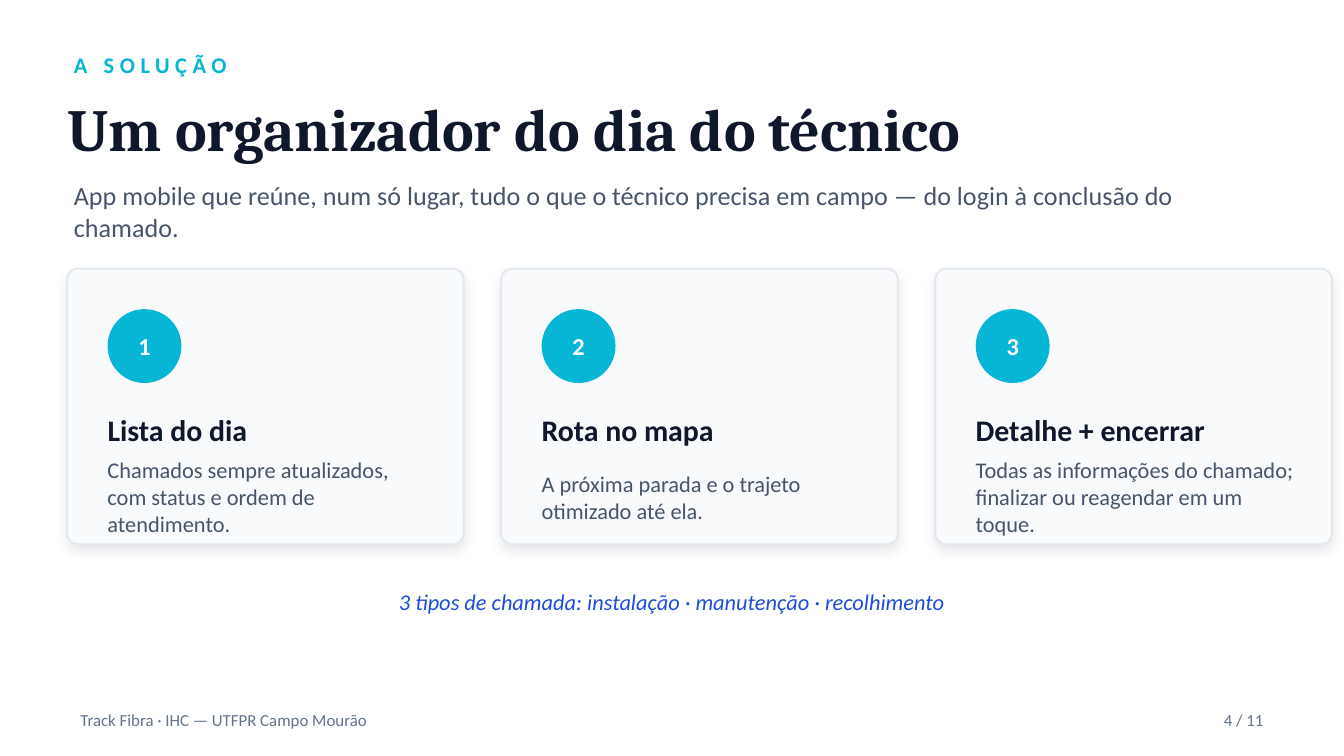
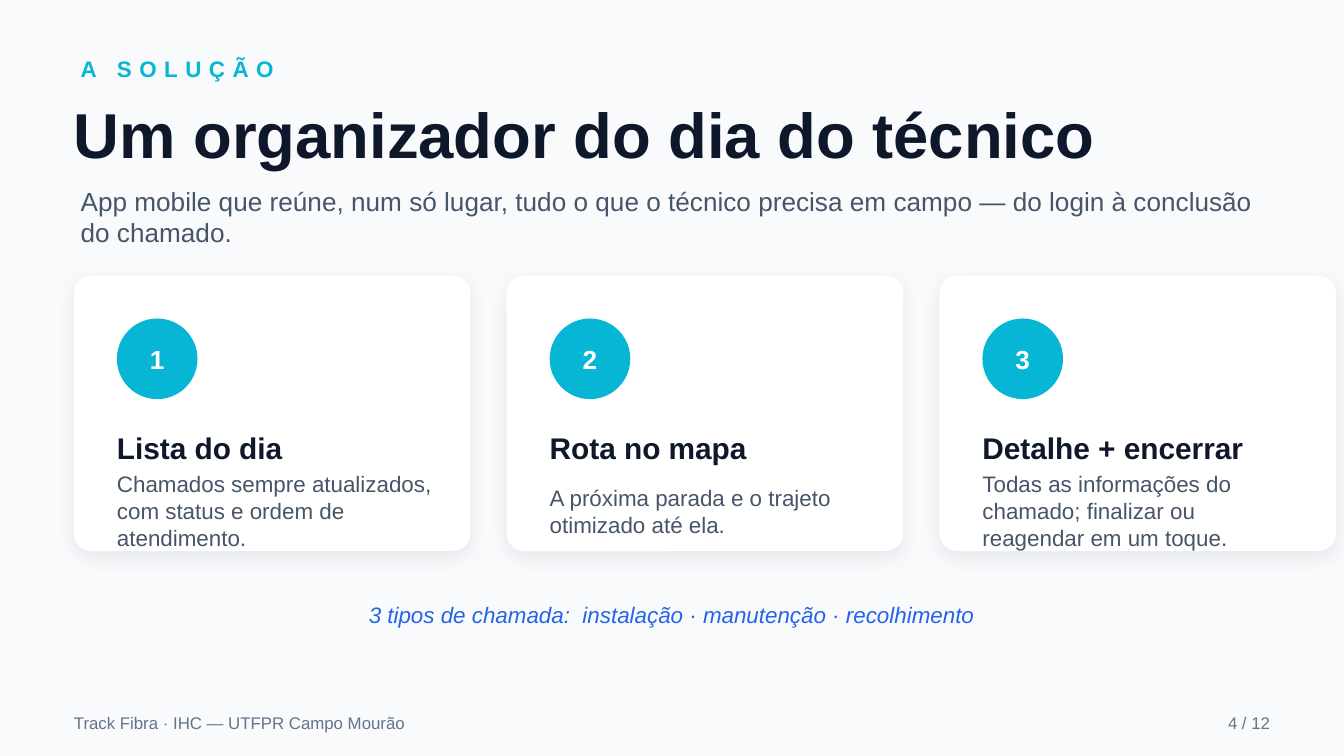
Before and after one commit to PedroH-Tardivo/track-fibra, a slide deck: slide 4 of entrega2-track-fibra.pptx. Drawn at 1344x756 pixels with LibreOffice and Linux fonts; fonts in the diff are those of the drawing. Boxes give left, top, right and bottom in pixels: in the first picture for what was removed or moved away, otherwise in the second. Text is boxed around its words. In the diff, an @@ line names an element or a change of style, - is before the commit and + after.

```diff
--- a/entrega2-track-fibra.pptx
+++ b/entrega2-track-fibra.pptx
@@ background #FFFFFF to #F8FAFC @@
@@ text "A SOLUÇÃO" at [81,59,274,82]: font Calibri to Arial, letter spacing 3 to 4 pt @@
@@ text "Um organizador do dia do ..." at [74,111,1094,170]: size 32 to 34 pt, font Cambria to Arial @@
@@ text "App mobile que reúne, num ...": place and size @@
-text "App mobile que reúne, num ..." at [74,187,1172,237]
+text "App mobile que reúne, num ..." at [81,191,1251,243]
@@ 3 rounded rectangles, 2 texts: place and size @@
-3 rounded rectangles, 2 texts at [67,55,1332,544]
+3 rounded rectangles, 2 texts at [74,59,1336,551]
@@ fill #F8FAFC to #FFFFFF; outline #E2E8F0 1 pt to none; shadow changed; proportions changed in 3 elements at [939,276,1336,551], [507,276,903,551], [74,276,470,551] @@
@@ size 13 to 14 pt, font Calibri to Arial in 3 elements at [1015,350,1030,370], [583,350,598,369], [150,351,165,369] @@
@@ text "1": place and size @@
-text "1" at [138,339,150,355]
+text "1" at [150,351,165,369]
@@ ellipse: place and size @@
-ellipse at [108,309,181,383]
+ellipse at [117,319,198,399]
@@ text "2": place and size @@
-text "2" at [572,339,584,355]
+text "2" at [583,350,598,369]
@@ ellipse: place and size @@
-ellipse at [542,309,616,383]
+ellipse at [550,319,630,399]
@@ text "3": place and size @@
-text "3" at [1007,339,1019,355]
+text "3" at [1015,350,1030,370]
@@ ellipse: place and size @@
-ellipse at [976,309,1050,383]
+ellipse at [982,319,1063,399]
@@ text "Lista do dia": place and size @@
-text "Lista do dia" at [108,420,247,442]
+text "Lista do dia" at [117,437,282,460]
@@ text "Rota no mapa": place and size @@
-text "Rota no mapa" at [542,421,714,446]
+text "Rota no mapa" at [550,438,747,464]
@@ text "Detalhe + encerrar": place and size @@
-text "Detalhe + encerrar" at [976,420,1205,442]
+text "Detalhe + encerrar" at [982,437,1243,460]
@@ font Calibri to Arial in 8 elements at [74,717,405,733], [81,191,1251,243], [982,437,1243,460], [982,475,1231,551], [550,438,747,464], [550,489,830,533], [117,437,282,460], [117,475,431,546] @@
@@ text "Chamados sempre atualizados, com status ...": place and size @@
-text "Chamados sempre atualizados, com status ..." at [107,462,389,532]
+text "Chamados sempre atualizados, com status ..." at [117,475,431,546]
@@ text "A próxima parada e o ...": place and size @@
-text "A próxima parada e o ..." at [542,476,801,519]
+text "A próxima parada e o ..." at [550,489,830,533]
@@ text "Todas as informações do chamado; ...": place and size @@
-text "Todas as informações do chamado; ..." at [976,462,1293,536]
+text "Todas as informações do chamado; ..." at [982,475,1231,551]
@@ text "3 tipos de chamada: instalação ...": place and size @@
-text "3 tipos de chamada: instalação ..." at [399,594,944,614]
+text "3 tipos de chamada: instalação ..." at [369,606,974,628]
@@ text "3 tipos de chamada: instalação ..." at [369,606,974,628]: font Calibri to Arial, text colour #1D4ED8 to #2563EB @@
@@ text at [1228,717,1270,729]: text changed; font Calibri to Arial @@
-4 / 11
+4 / 12
```
Also in this commit, not shown: 10 other slides changed, 1 slide added.
